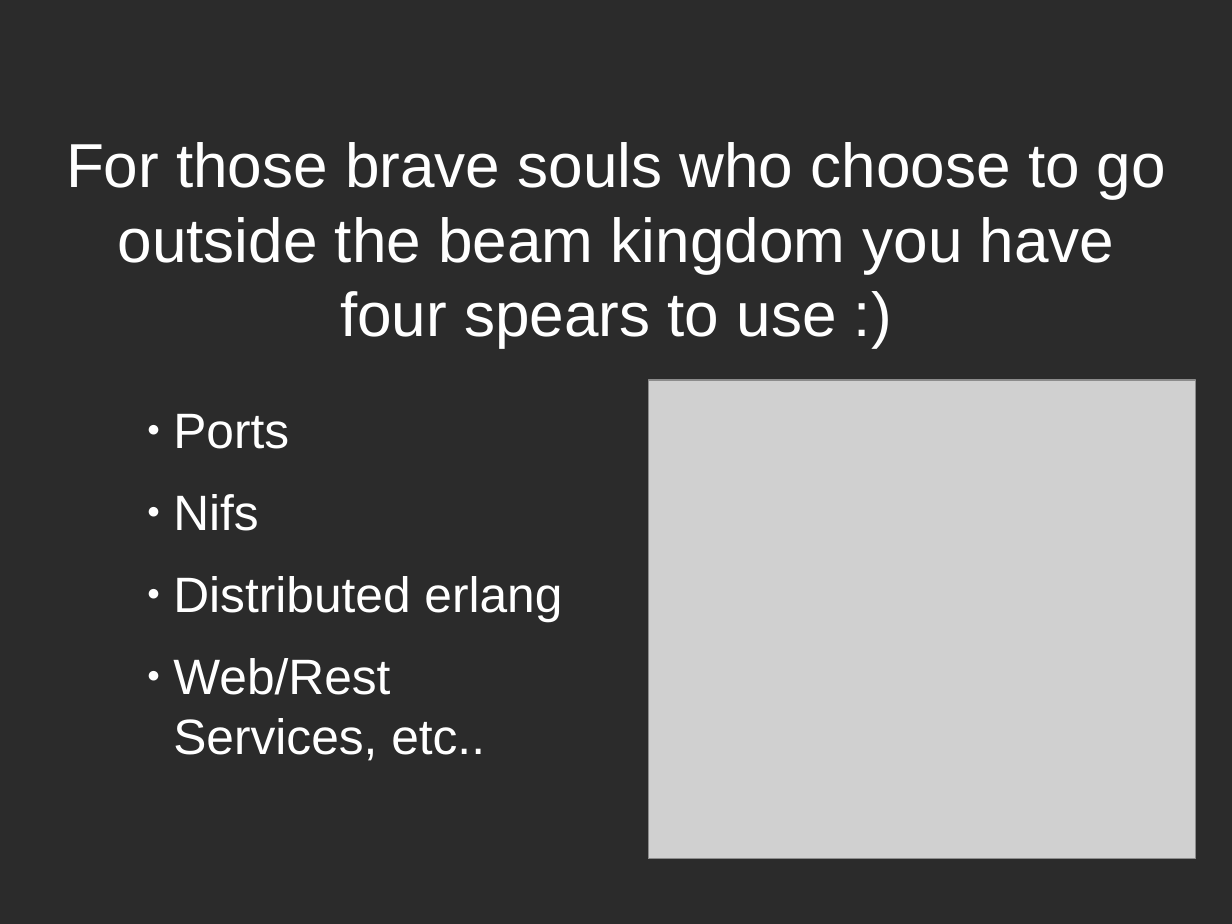
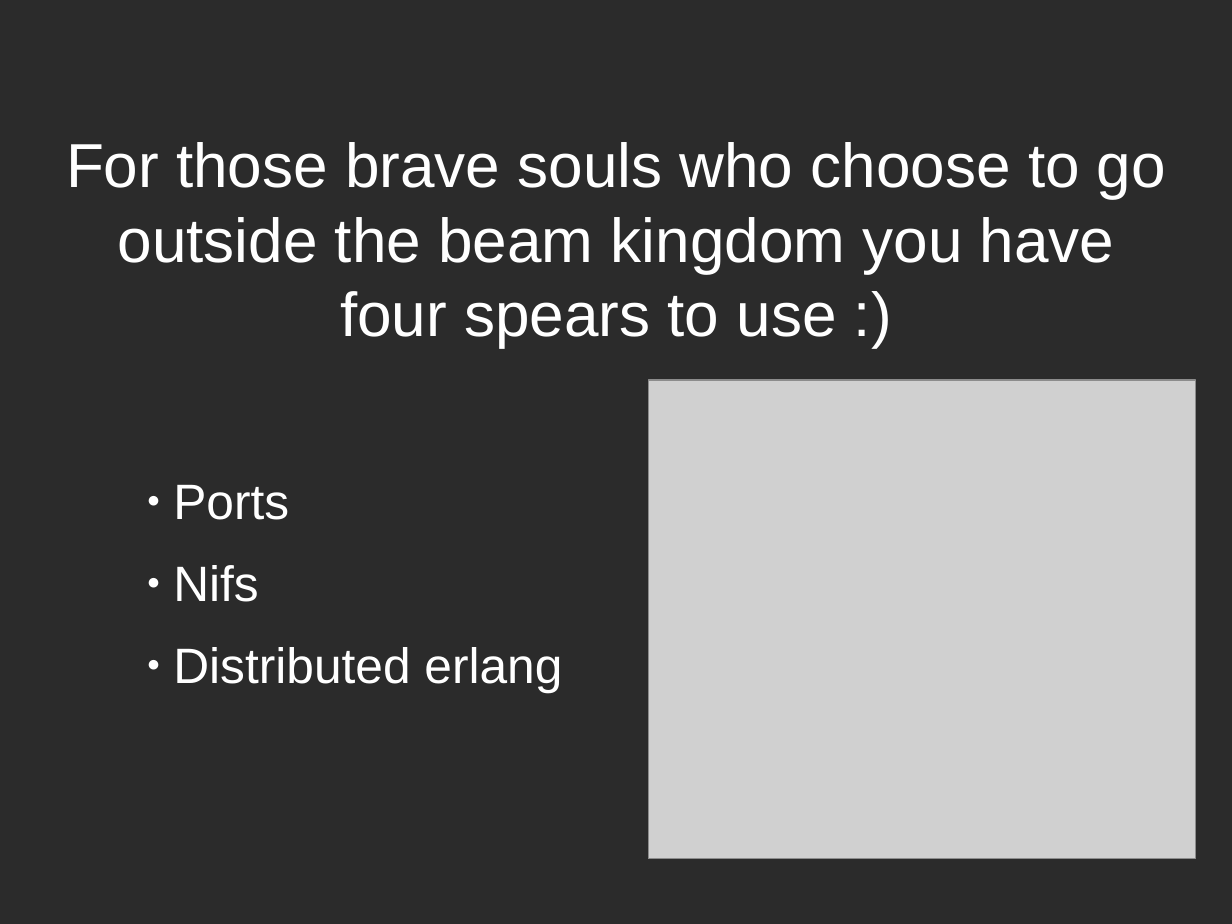
Before and after one commit to nayibor/outside_world_talk, a slide deck: slide 5 of talking to outside world.odp. Drawn at 1232x924 pixels with LibreOffice and Linux fonts; fonts in the diff are those of the drawing; grey boxes stand for pictures; background and template pictures are left out; a plain dark background stands for a picture behind light text. Boxes give left, top, right and bottom in pixels: in the first picture for what was removed or moved away, otherwise in the second. Text is boxed around its words. In the diff, an @@ line names an element or a change of style, - is before the commit and + after.

```diff
--- a/talking to outside world.odp
+++ b/talking to outside world.odp
@@ subtitle at (173, 658, 485, 761): paragraph removed @@
-● Web/Rest Services, etc..
```
Also in this commit, not shown: 2 other slides changed, 1 slide removed.
